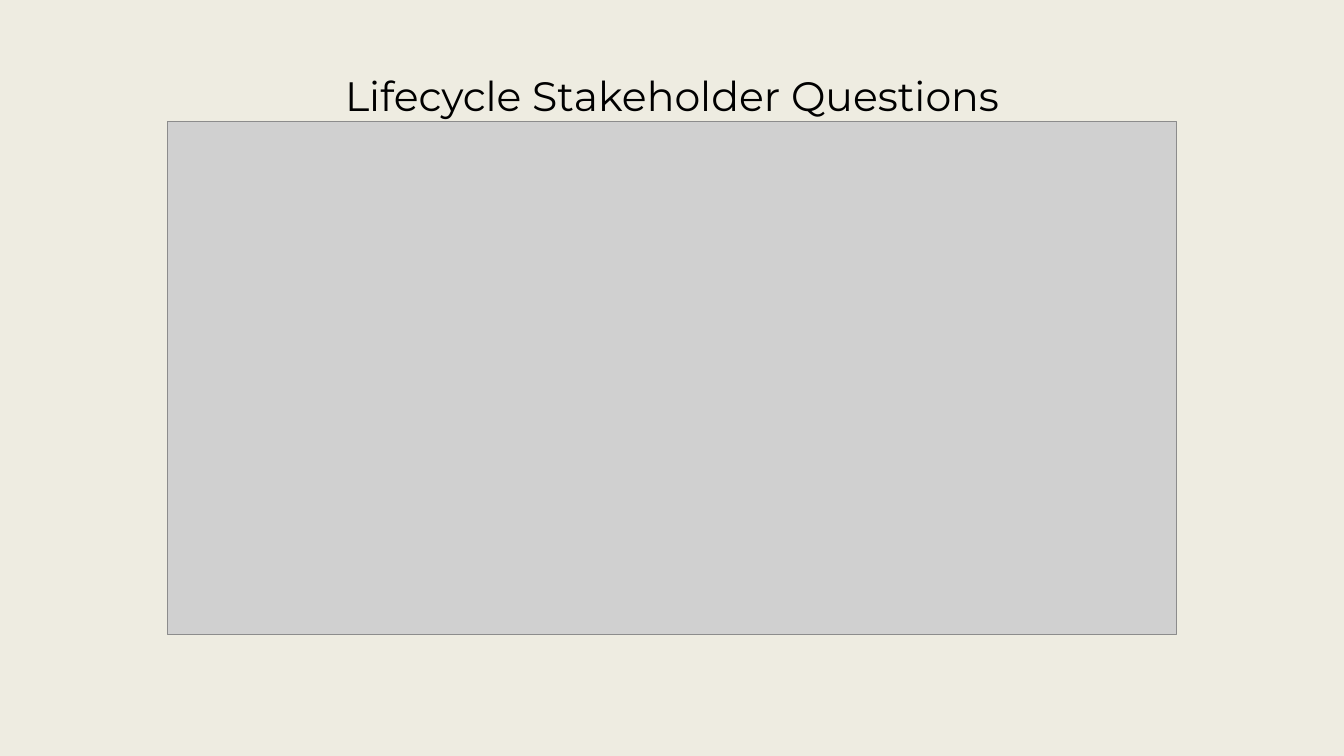
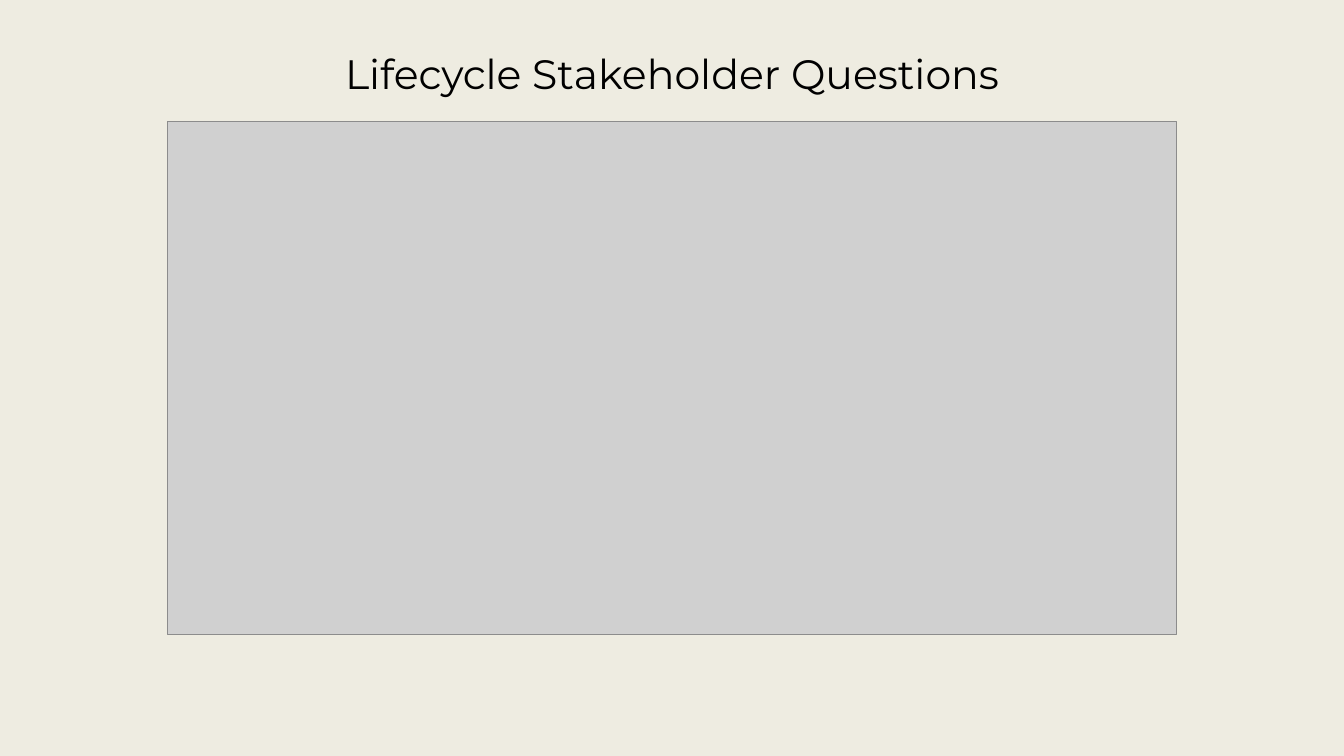
Before and after one commit to srudder16/Lifecycle_Modeling, a slide deck: slide 68 of 2025_WSRC/2026 WSRC Tutorial - 1.pptx (slide 69 before the commit). Drawn at 1344x756 pixels with LibreOffice and Linux fonts; fonts in the diff are those of the drawing; grey boxes stand for pictures; background and template pictures are left out. Boxes give left, top, right and bottom in pixels: in the first picture for what was removed or moved away, otherwise in the second. Text is boxed around its words. In the diff, an @@ line names an element or a change of style, - is before the commit and + after.

```diff
--- a/2025_WSRC/2026 WSRC Tutorial - 1.pptx
+++ b/2025_WSRC/2026 WSRC Tutorial - 1.pptx
@@ title "Lifecycle Stakeholder Questions": place and size @@
-title "Lifecycle Stakeholder Questions" at [345, 80, 999, 122]
+title "Lifecycle Stakeholder Questions" at [345, 58, 999, 97]
```
Also in this commit, not shown: 17 other slides changed, 1 slide added, 1 slide removed.
